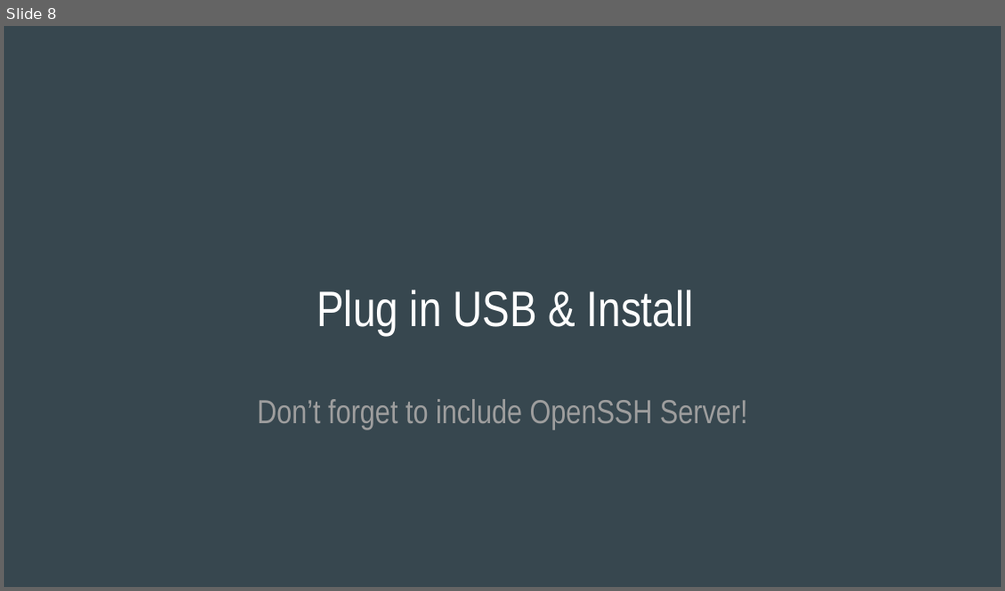
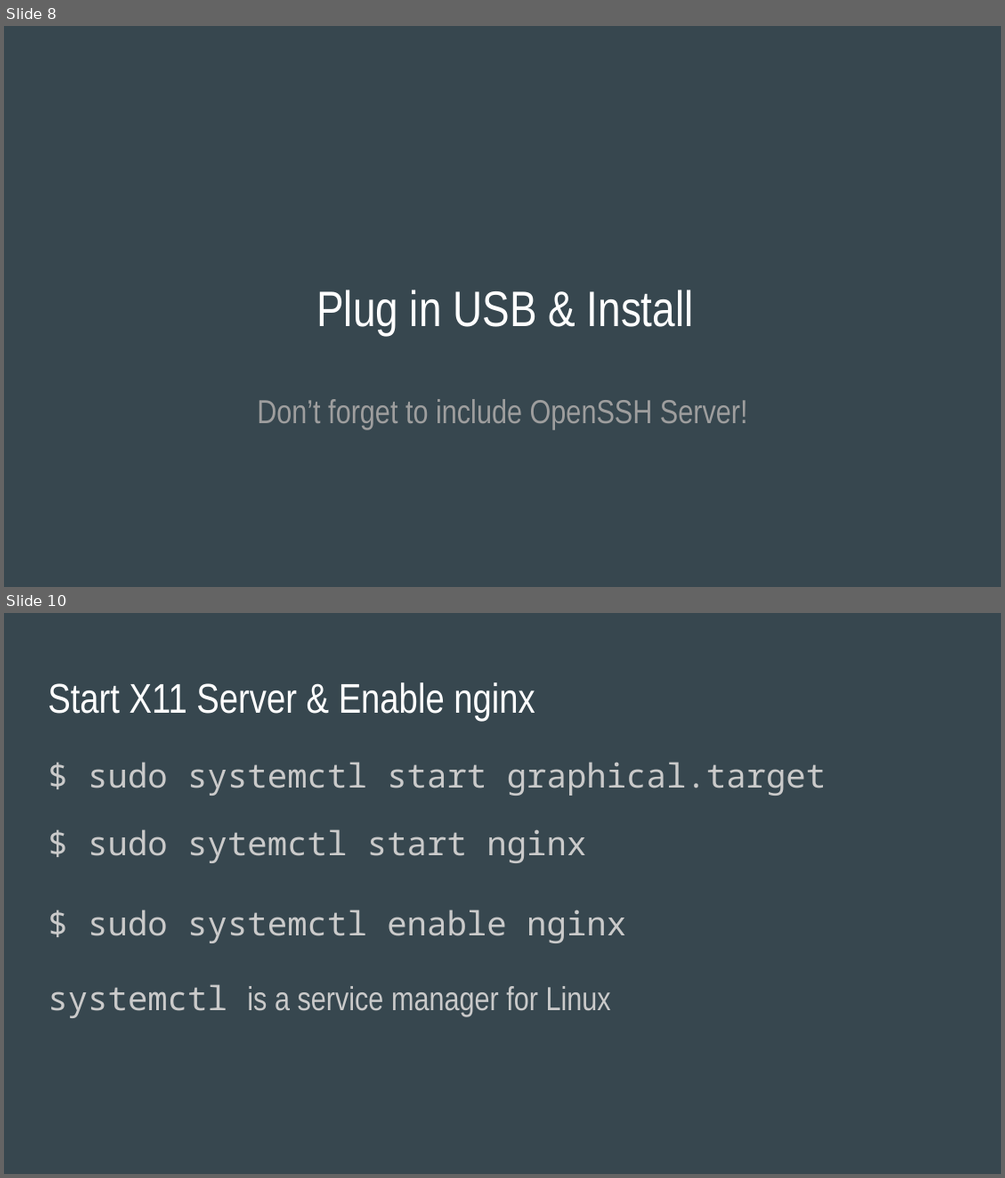
Before and after one commit to phat-sumo/everyone-can-be-root, a slide deck: everyone-can-be-root.pptx. Shown one above the other, each under a label of ours: slide 8 before the commit, slides 8 and 10 after it; the slides between them are not shown. The pictures are 1005x591 and 1005x1178 pixels, drawn with LibreOffice and Linux fonts; fonts in the diff are those of the drawing. Boxes give left, top, right and bottom in pixels: in the first picture for what was removed or moved away, otherwise in the second. Text is boxed around its words. In the diff, an @@ line names an element or a change of style, - is before the commit and + after.

```diff
--- a/everyone-can-be-root.pptx
+++ b/everyone-can-be-root.pptx
@@ slide 10 added at [4, 613, 1001, 1174], background #37474F @@
@@ title added at [48, 682, 534, 721], 30 pt, text #FFFFFF @@
+Start X11 Server & Enable nginx
@@ text added at [48, 762, 826, 1018], 24 pt, text #CACACA @@
+$ sudo systemctl start graphical.target
+$ sudo sytemctl start nginx
+$ sudo systemctl enable nginx
+systemctl is a service manager for Linux
```
Also in this commit, not shown: 2 slides changed, 17 other slides added, 5 other files.
